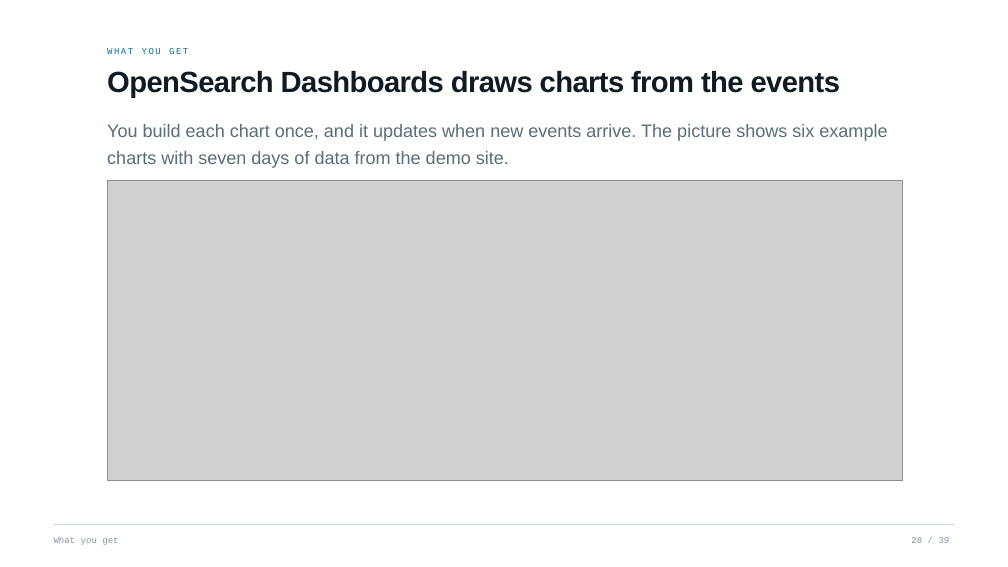
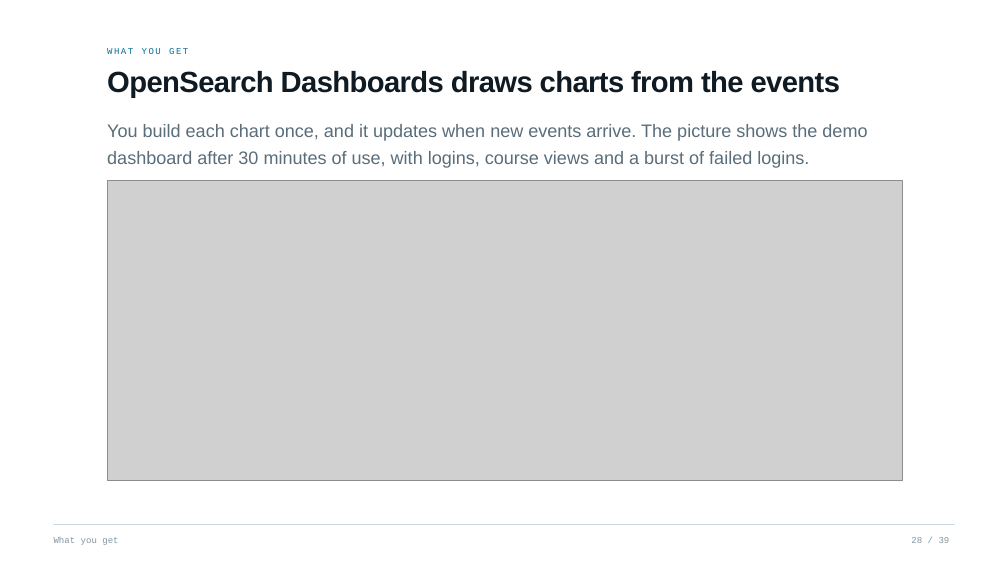
Before and after one commit to netsapiensis/MoodleMootNordic2026, a slide deck: slide 28 of Moodle-Otel-Opensearch/presentation/moodle-otel-deck.pptx. Drawn at 1008x567 pixels with LibreOffice and Linux fonts; fonts in the diff are those of the drawing; grey boxes stand for pictures. Boxes give left, top, right and bottom in pixels: in the first picture for what was removed or moved away, otherwise in the second. Text is boxed around its words. In the diff, an @@ line names an element or a change of style, - is before the commit and + after.

```diff
--- a/Moodle-Otel-Opensearch/presentation/moodle-otel-deck.pptx
+++ b/Moodle-Otel-Opensearch/presentation/moodle-otel-deck.pptx
@@ text at bbox=[107, 124, 867, 168]: text changed @@
-You build each chart once, and it updates when new events arrive. The picture shows six example charts with seven days of data from the demo site.
+You build each chart once, and it updates when new events arrive. The picture shows the demo dashboard after 30 minutes of use, with logins, course views and a burst of failed logins.
```
Also in this commit, not shown: 14 other slides changed, 2 other files.
